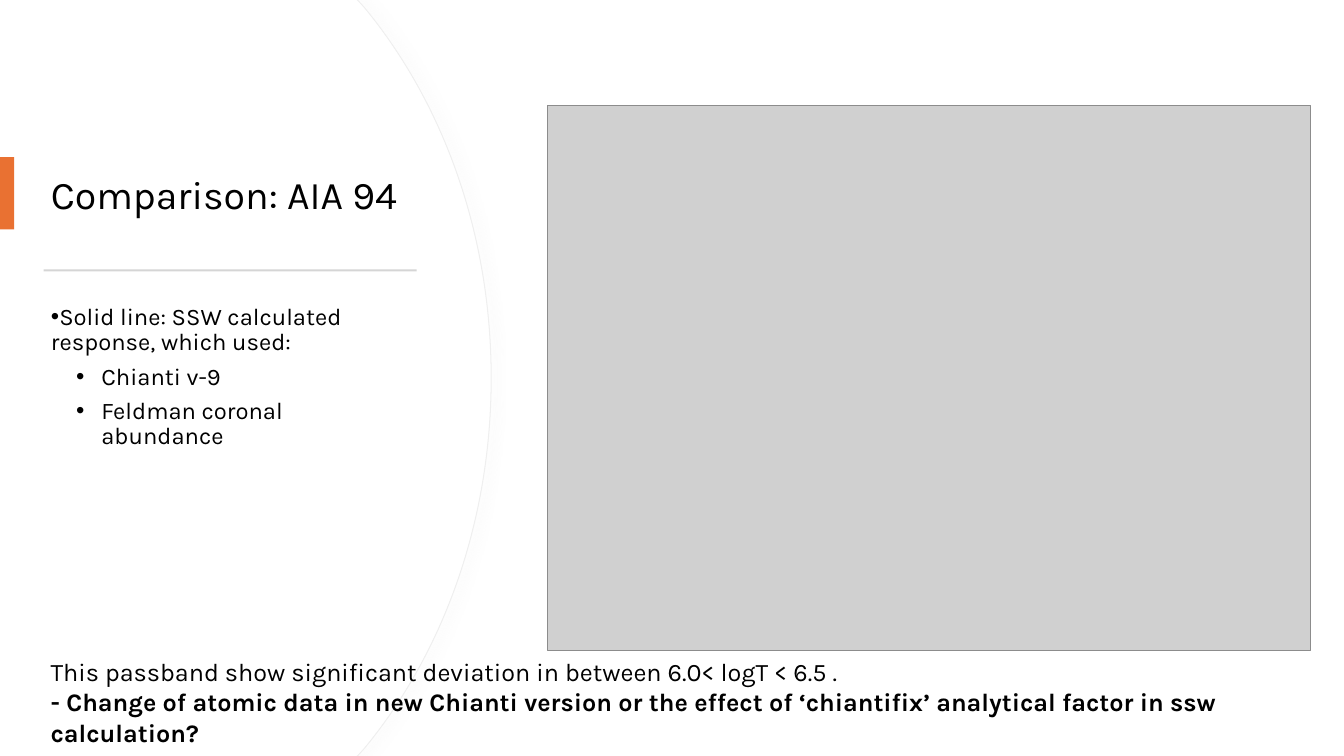
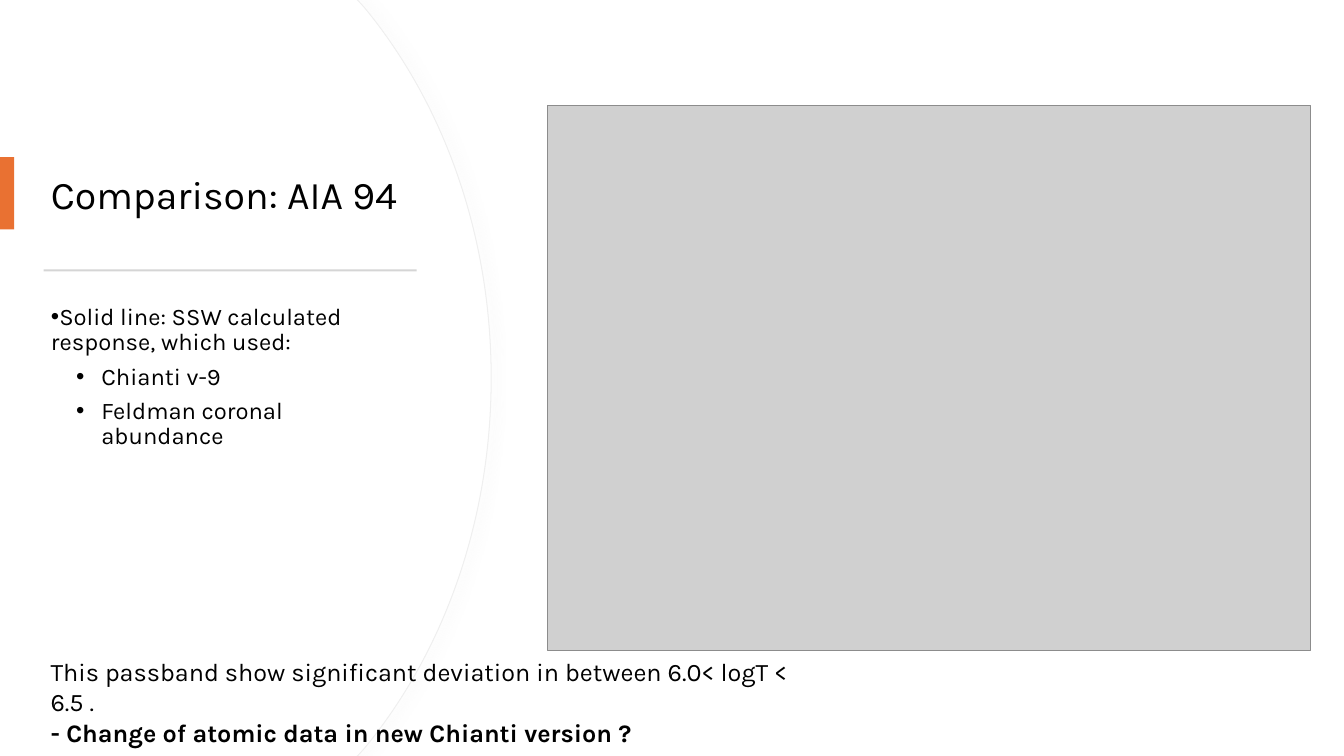
Before and after one commit to biswajitmb/Chianti_AIA_response, a slide deck: slide 2 of AIA_response_functions.pptx. Drawn at 1344x756 pixels with LibreOffice and Linux fonts; fonts in the diff are those of the drawing; grey boxes stand for pictures. Boxes give left, top, right and bottom in pixels: in the first picture for what was removed or moved away, otherwise in the second. Text is boxed around its words. In the diff, an @@ line names an element or a change of style, - is before the commit and + after.

Commit message:
minor update

```diff
--- a/AIA_response_functions.pptx
+++ b/AIA_response_functions.pptx
@@ text at <box>66,724,612,748</box>: text changed @@
-- Change of atomic data in new Chianti version or the effect of ‘chiantifix’ analytical factor in ssw calculation?
+- Change of atomic data in new Chianti version ?
```
Also in this commit, not shown: 1 other slide changed.
